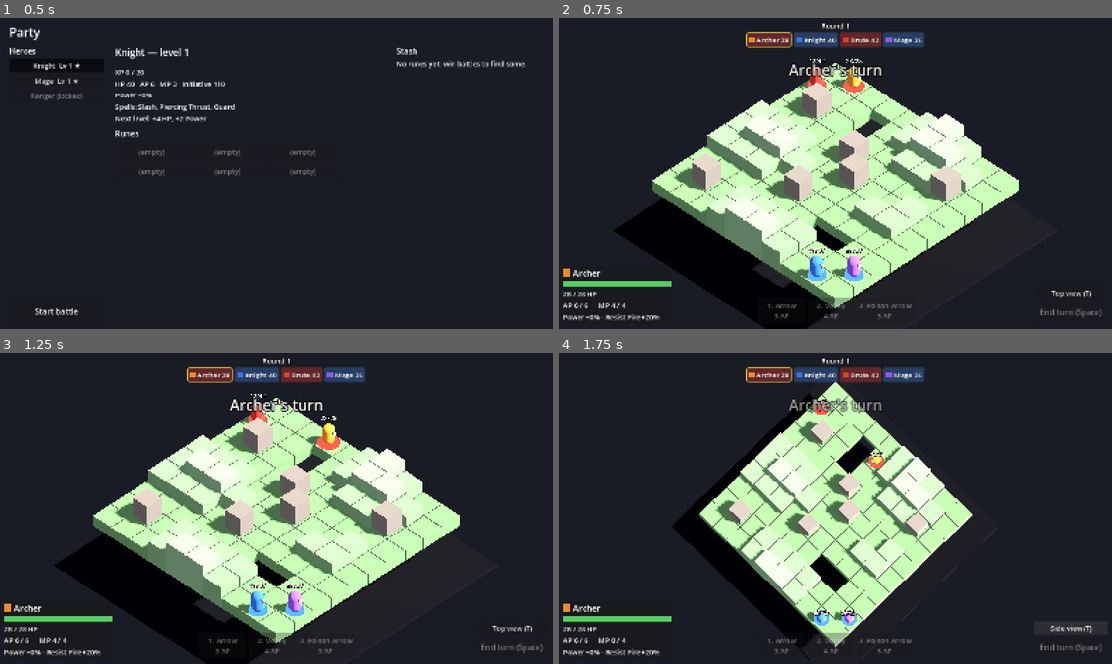
Above: before the commit, frames 1-4 (two rows, left to right).
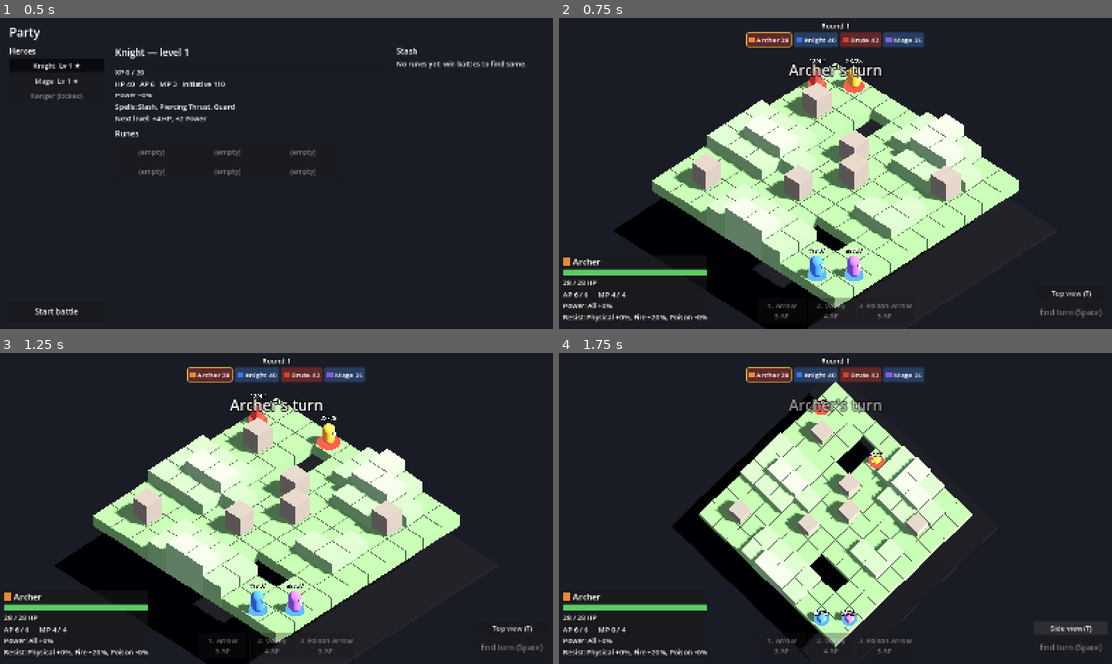
Above: after the commit, the same moments.

Repository: gha-kzr/godot-test
Game: Godot game, scene res://scenes/game/game.tscn
Two runs of this game, one before a commit and one after it. Both use one fixed random seed, a clock stepped at 60 frames per second and the inputs below.
Inputs:
- Up to frame 1 (0.5 s): no input
- Up to frame 2 (0.75 s): click "Start battle" at 0.5 s
- Up to frame 3 (1.25 s): no input
- Up to frame 4 (1.75 s): click "Top view (T)" at 1.25 s

Frame 1 is identical in both runs. In frame 2, 1.6% of the frame differs, in the area x 0-27%, y 77-98%; in frame 3, 1.6%; in frame 4, 1.6%.

Commit message:
Fix resist display: list every damage type in the HUD
The unit and hover panels show 'Power: All +8%' and 'Resist: Physical
+0%, Fire +20%, Poison +0%' with every damage type, zeros included.
DamageType.all() lists the types in data/damage_types (new sort_order
field), so adding an element stays data-only.

Co-Authored-By: Claude Opus 5.5 (1M context) <noreply@anthropic.com>
Claude-Session: https://claude.ai/code/session_019Q58THEKoHCDs5jKtGEZvb

Diff:
--- a/data/damage_types/fire.tres
+++ b/data/damage_types/fire.tres
@@ -6,3 +6,4 @@
 script = ExtResource("1_bfksa")
 display_name = "Fire"
 color = Color(1, 0.45, 0.15, 1)
+sort_order = 1
--- a/data/damage_types/poison.tres
+++ b/data/damage_types/poison.tres
@@ -6,3 +6,4 @@
 script = ExtResource("1_13nrw")
 display_name = "Poison"
 color = Color(0.55, 0.85, 0.2, 1)
+sort_order = 2
--- a/scripts/data/damage_type.gd
+++ b/scripts/data/damage_type.gd
@@ -3,8 +3,28 @@
 ## A kind of damage (Physical, Fire, Poison, …). Data only: a new element is a new .tres;
 ## resistances and (later) per-type power refer to it.
 
+const DIRECTORY := "res://data/damage_types"
+
 @export var display_name := ""
 @export var color := Color.WHITE
+## Display order (lower first), e.g. in the HUD's resistance list.
+@export var sort_order := 0
+
+static var _all: Array[DamageType] = []
+
+
+## Every damage type of the game (the .tres files in DIRECTORY), in display order. Adding
+## an element stays data-only: drop a file in the folder.
+static func all() -> Array[DamageType]:
+	if _all.is_empty():
+		for file in ResourceLoader.list_directory(DIRECTORY):
+			if file.ends_with(".tres"):
+				var type := load(DIRECTORY.path_join(file)) as DamageType
+				if type != null:
+					_all.append(type)
+		_all.sort_custom(func(a: DamageType, b: DamageType) -> bool:
+			return a.sort_order < b.sort_order if a.sort_order != b.sort_order else a.display_name < b.display_name)
+	return _all
 
 
 func get_validation_errors() -> PackedStringArray:
--- a/scripts/view/hud.gd
+++ b/scripts/view/hud.gd
@@ -50,7 +50,7 @@
 	var statuses: Array[StatusInfo] = []
 	var spells: Array[SpellData] = []
 	var power := 0
-	## Damage type name → resistance %, only non-zero ones.
+	## Damage type name → resistance %, every damage type of the game, in display order.
 	var resistances: Dictionary[String, int] = {}
 
 	static func from_unit(unit: UnitState) -> UnitInfo:
@@ -77,19 +77,22 @@
 			info.statuses.append(status_info)
 		info.spells = unit.data.spells
 		info.power = unit.power()
-		for type in unit.resistance_types():
-			var value := unit.resistance_percent(type)
-			if value != 0:
-				info.resistances[type.display_name] = value
+		var types := DamageType.all().duplicate()
+		for type in unit.resistance_types():  # A type outside the catalog still shows.
+			if type not in types:
+				types.append(type)
+		for type in types:
+			info.resistances[type.display_name] = unit.resistance_percent(type)
 		return info
 
-	## e.g. "Power +14% · Resist Fire +25%", "Power +0% · Resist none". Always shown, so
-	## a unit without resistances reads as such rather than as missing information.
+	## Two lines, e.g. "Power: All +8%" and "Resist: Physical +0%, Fire +20%, Poison +0%".
+	## Every damage type is listed, zeros included, so nothing reads as missing. "All"
+	## leaves room for per-type power later.
 	func combat_stats_text() -> String:
 		var resist: Array[String] = []
 		for type_name in resistances:
 			resist.append("%s %+d%%" % [type_name, resistances[type_name]])
-		return "Power %+d%% · Resist %s" % [power, ", ".join(resist) if not resist.is_empty() else "none"]
+		return "Power: All %+d%%\nResist: %s" % [power, ", ".join(resist) if not resist.is_empty() else "none"]
 
 
 var _spell_costs: Array[int] = []
--- a/tests/test_hud.gd
+++ b/tests/test_hud.gd
@@ -272,25 +272,27 @@
 	var info := _info("Knight")
 	hud.show_unit(info)
 	assert_true((hud.get_node("%CombatStats") as Label).visible, "always shown")
-	assert_eq((hud.get_node("%CombatStats") as Label).text, "Power +0% · Resist none")
-	info.power = 14
-	info.resistances = {"Fire": 25, "Poison": -10}
-	hud.show_unit(info)
-	assert_eq((hud.get_node("%CombatStats") as Label).text, "Power +14% · Resist Fire +25%, Poison -10%")
+	assert_eq((hud.get_node("%CombatStats") as Label).text, "Power: All +0%\nResist: none")
+	info.power = 8
+	info.resistances = {"Physical": 0, "Fire": 20, "Poison": -10}
+	hud.show_unit(info)
+	assert_eq((hud.get_node("%CombatStats") as Label).text, "Power: All +8%\nResist: Physical +0%, Fire +20%, Poison -10%")
 	hud.show_inspected(info)
-	assert_eq((hud.get_node("%InspectRows").get_node("CombatStats") as Label).text, "Power +14% · Resist Fire +25%, Poison -10%")
+	assert_eq((hud.get_node("%InspectRows").get_node("CombatStats") as Label).text, "Power: All +8%\nResist: Physical +0%, Fire +20%, Poison -10%")
 	hud.free()
 
 
 func test_unit_info_reads_power_and_resistances() -> void:
-	var fire := DamageType.new()
-	fire.display_name = "Fire"
+	var ice := DamageType.new()  # Not one of the game's types.
+	ice.display_name = "Ice"
 	var ward := BattleFixtures.modifier(StatModifier.Stat.RESISTANCE_PERCENT, 25)
-	ward.damage_type = fire
+	ward.damage_type = ice
 	var map := MapData.new()
 	map.layout = "0p 0e"
 	var state := BattleState.create(map.parse(), [BattleFixtures.unit("P0")] as Array[UnitData],
 			[BattleFixtures.unit("E0")] as Array[UnitData], 1, [[ward, BattleFixtures.modifier(StatModifier.Stat.POWER, 9)] as Array[StatModifier]])
 	var info := Hud.UnitInfo.from_unit(state.units[0])
 	assert_eq(info.power, 9)
-	assert_eq(info.resistances, {"Fire": 25} as Dictionary[String, int])
+	assert_eq(info.resistances.keys(), ["Physical", "Fire", "Poison", "Ice"], "every game type in order, then the unit's own")
+	assert_eq(info.resistances["Physical"], 0, "zeros included")
+	assert_eq(info.resistances["Ice"], 25)
--- a/tests/test_stats.gd
+++ b/tests/test_stats.gd
@@ -176,3 +176,8 @@
 	assert_eq(_dealt(state, _damage(10, fire)), 6)
 	data.innate_modifiers.append(null)
 	assert_true(Array(data.get_validation_errors()).any(func(e: String) -> bool: return "empty innate modifier slot" in e))
+
+
+func test_the_damage_type_catalog_lists_every_type_in_order() -> void:
+	var names := DamageType.all().map(func(t: DamageType) -> String: return t.display_name)
+	assert_eq(names, ["Physical", "Fire", "Poison"])
